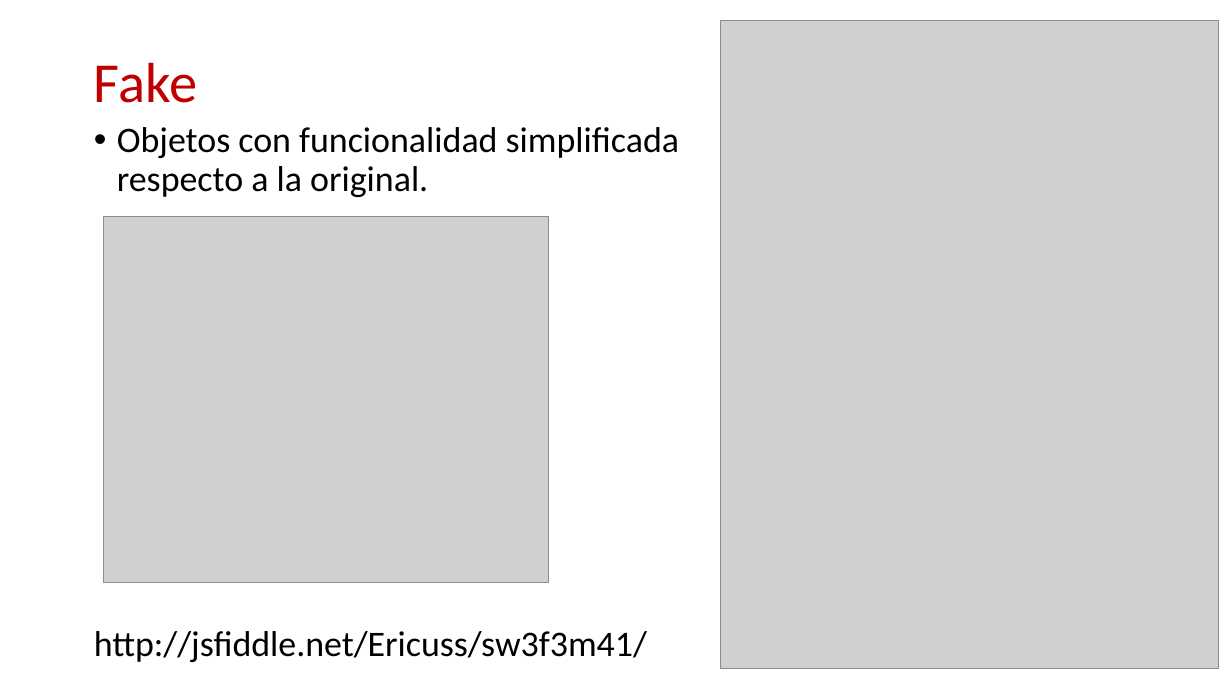
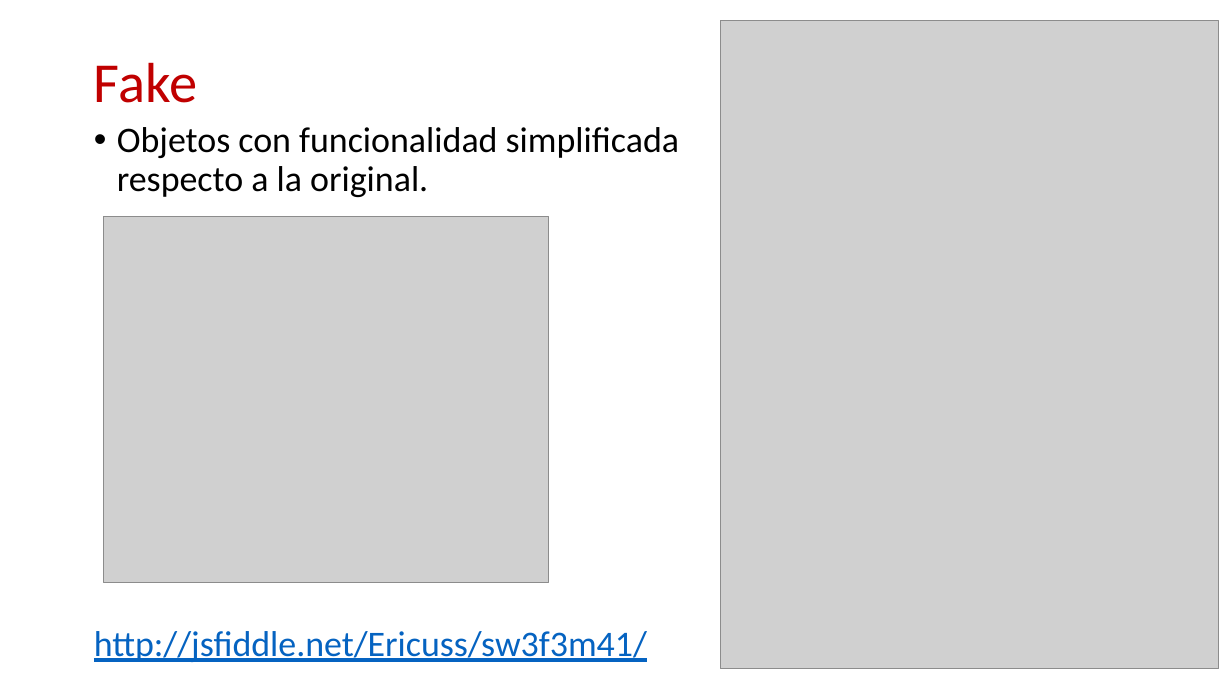
Before and after one commit to ericuss/TDD-Miercolex-Tokiota, a slide deck: slide 7 of Documentacion/jasmine.pptx. Drawn at 1232x693 pixels with LibreOffice and Linux fonts; fonts in the diff are those of the drawing; grey boxes stand for pictures; background and template pictures are left out. Boxes give left, top, right and bottom in pixels: in the first picture for what was removed or moved away, otherwise in the second. Text is boxed around its words. In the diff, an @@ line names an element or a change of style, - is before the commit and + after.

```diff
--- a/Documentacion/jasmine.pptx
+++ b/Documentacion/jasmine.pptx
@@ text at [94, 631, 647, 662]: text colour #000000 to #0563C1, underline on in "http://jsfiddle.net/Ericuss/sw3f3m41/" @@
```
Also in this commit, not shown: 7 other slides changed, 1 slide added.
